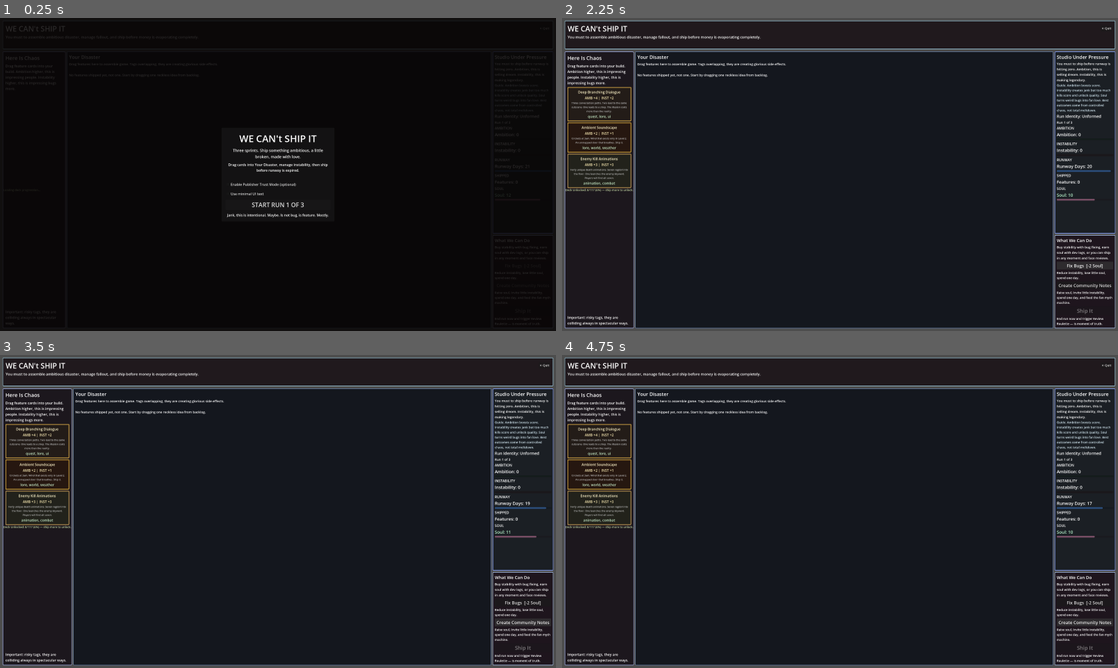
Above: before the commit, frames 1-4 (two rows, left to right).
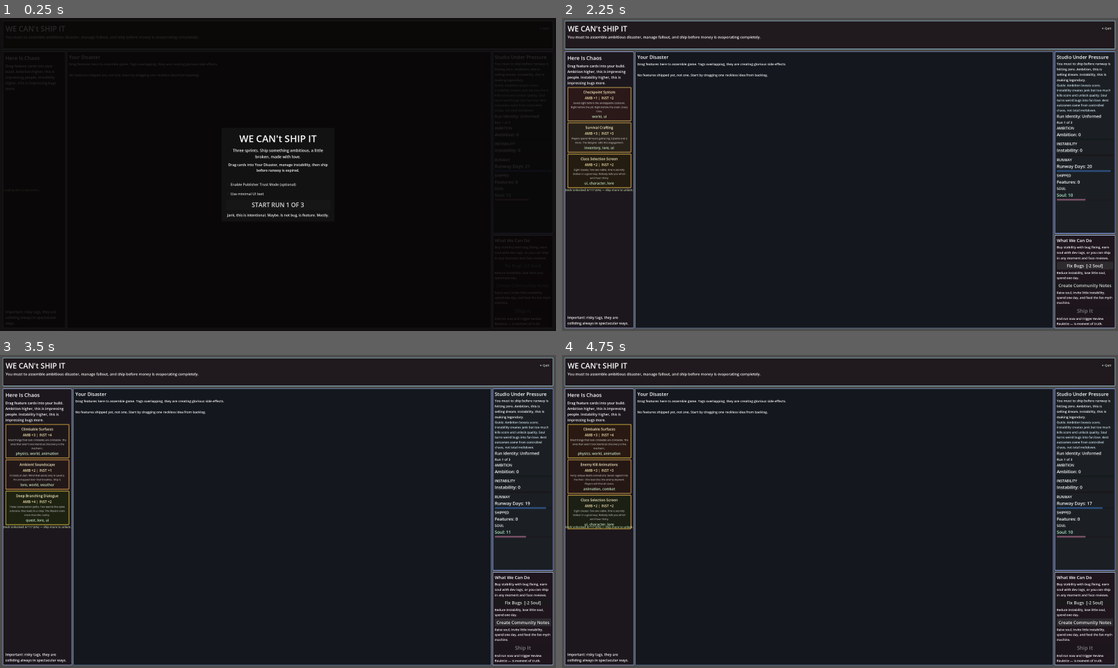
Above: after the commit, the same moments.

Repository: pizzadesk/we-cant-ship-it
Game: Godot game, scene res://scenes/main.tscn
Same seed, same stepped clock (60 frames per second), same inputs: the game is played once before the commit and once after it.
Inputs:
- Up to frame 1 (0.25 s): no input
- Up to frame 2 (2.25 s): click "START RUN 1 OF 3" at 0.5 s; click "Action-Adventure" at 1.25 s; click "Fix Bugs [-2 Soul]" at 2 s
- Up to frame 3 (3.5 s): click "Create Community Notes" at 2.75 s
- Up to frame 4 (4.75 s): click "Fix Bugs [-2 Soul]" at 3.5 s; click "Create Community Notes" at 4.25 s

The runs differ from the first frame. In frame 2, 0.5% of the frame differs, in the area x 1-96%, y 23-59%; in frame 3, 0.4%; in frame 4, 1.0%.

Commit message:
bugfixes

Diff:
--- a/data/game_config_override.json
+++ b/data/game_config_override.json
@@ -19,7 +19,7 @@
 	"goldilocks_ambition_min": 25,
 	"goldilocks_soul_min": 7,
 	"goldilocks_instability_min_rpg": 12,
-	"goldilocks_instability_max_rpg": 55,
+	"goldilocks_instability_max_rpg": 54,
 	"goldilocks_instability_min_action_adventure": 15,
 	"goldilocks_instability_max_action_adventure": 50,
 	"goldilocks_instability_min_shooter": 18,
--- a/scripts/data/ending_resolver.gd
+++ b/scripts/data/ending_resolver.gd
@@ -65,6 +65,16 @@
 static func get_goldilocks_window_for_archetype(config: GameConfig, archetype: String) -> Array[int]:
 	return _get_goldilocks_window(config, archetype)
 
+## Returns true if Defining Game conditions are all met right now.
+## Used pre-ship to decide whether to suppress timing penalties.
+static func is_defining_game_eligible(config: GameConfig, ambition: int, instability: int, soul: int, archetype: String, run: int) -> bool:
+	if config == null or run < 2:
+		return false
+	var window: Array[int] = _get_goldilocks_window(config, archetype)
+	return ambition >= config.goldilocks_ambition_min \
+		and instability >= window[0] and instability <= window[1] \
+		and soul >= config.goldilocks_soul_min
+
 static func normalize_ending_name(ending: String) -> String:
 	if ending.contains(":"):
 		return String(ending.split(":", false, 1)[0]).strip_edges().to_lower()
--- a/scripts/data/game_config.gd
+++ b/scripts/data/game_config.gd
@@ -33,7 +33,7 @@
 @export var goldilocks_soul_min: int = 7
 # RPG: widest window — tolerates scope sprawl and system collision.
 @export var goldilocks_instability_min_rpg: int = 12
-@export var goldilocks_instability_max_rpg: int = 55
+@export var goldilocks_instability_max_rpg: int = 54
 # Action-Adventure: balanced default.
 @export var goldilocks_instability_min_action_adventure: int = 15
 @export var goldilocks_instability_max_action_adventure: int = 50
--- a/scripts/data/payloads/daily_offer_result.gd
+++ b/scripts/data/payloads/daily_offer_result.gd
@@ -4,3 +4,5 @@
 var backlog_cards: Array[Resource] = []
 var last_offer_runway_day: int = -1
 var unchanged: bool = false
+var offered_paths: PackedStringArray = PackedStringArray()
+var pool_reset: bool = false
--- a/scripts/data/score_calculator.gd
+++ b/scripts/data/score_calculator.gd
@@ -10,7 +10,8 @@
 	instability: int,
 	soul: int,
 	features_shipped: int,
-	ship_window: Dictionary
+	ship_window: Dictionary,
+	suppress_window_penalty: bool = false
 ) -> float:
 	# Nothing shipped = nothing reviewable; bypass all positive contributions.
 	if features_shipped == 0:
@@ -18,12 +19,15 @@
 	var base_score: float = config.score_base
 	var soul_factor: float = float(soul) / float(soul + config.soul_mitigation_factor)
 	var instability_penalty: float = -config.instability_coefficient * float(instability) * (1.0 - soul_factor)
+	var window_bonus: float = float(ship_window.get("score_bonus", 0.0))
+	if suppress_window_penalty and window_bonus < 0.0:
+		window_bonus = 0.0
 	return clampf(
 		base_score
 		+ (ambition * config.ambition_coefficient)
 		+ instability_penalty
 		+ (soul * config.soul_coefficient)
-		+ float(ship_window.get("score_bonus", 0.0)),
+		+ window_bonus,
 		1.0, 10.0
 	)
 
--- a/scripts/main.gd
+++ b/scripts/main.gd
@@ -112,6 +112,7 @@
 var _post_ship_sequence: Array[Callable] = []
 var _backlog_cards: Array[Resource] = []
 var _last_offer_runway_day: int = -1
+var _run_offered_paths: PackedStringArray = PackedStringArray()
 var _template_cards: Array[Resource] = []
 var _templates_loaded: bool = false
 var _jank_time: float = 0.0
@@ -329,6 +330,7 @@
 func _populate_card_list() -> void:
 	_backlog_cards.clear()
 	_last_offer_runway_day = -1
+	_run_offered_paths = PackedStringArray()
 	_ensure_template_cards_loaded()
 	_rebuild_daily_offer(true)
 
@@ -383,10 +385,15 @@
 		INITIAL_RUNWAY_DAYS,
 		DAILY_VISIBLE_CARDS,
 		_ui_rng,
-		Callable(self, "_is_template_unlocked")
+		Callable(self, "_is_template_unlocked"),
+		_run_offered_paths
 	)
 	_backlog_cards = offer_result.backlog_cards
 	_last_offer_runway_day = offer_result.last_offer_runway_day
+	if offer_result.pool_reset:
+		_run_offered_paths = offer_result.offered_paths.duplicate()
+	elif not offer_result.offered_paths.is_empty():
+		_run_offered_paths.append_array(offer_result.offered_paths)
 	_refresh_backlog_list()
 
 func _is_template_unlocked(template: Resource) -> bool:
@@ -491,7 +498,7 @@
 	if _runway_gauge != null:
 		_runway_gauge.value = float(clampi(runway_days, 0, 21))
 	if _soul_gauge != null:
-		_soul_gauge.value = float(clampi(soul, 0, 15))
+		_soul_gauge.value = float(soul)
 
 	var runway_empty: bool = runway_days <= 0
 	_update_ship_button_danger(runway_days)
@@ -588,7 +595,7 @@
 	_draft_dialog.popup_centered(DRAFT_DIALOG_SIZE)
 
 func _on_day_spent(payload: DaySpentPayload) -> void:
-	if payload.reason == "add_feature" or payload.runway_days <= 0:
+	if payload.runway_days > 0:
 		_rebuild_daily_offer()
 
 func _on_runway_depleted(_payload: RunwayDepletedPayload) -> void:
--- a/scripts/singletons/app_state.gd
+++ b/scripts/singletons/app_state.gd
@@ -21,6 +21,8 @@
 const CardUnlockResolver = preload("res://scripts/data/card_unlock_resolver.gd")
 @warning_ignore("shadowed_global_identifier")
 const JankResolver = preload("res://scripts/data/jank_resolver.gd")
+@warning_ignore("shadowed_global_identifier")
+const EndingResolver = preload("res://scripts/data/ending_resolver.gd")
 const _S = preload("res://scripts/ui/ui_strings.gd")
 
 # --- Run state ---
@@ -210,8 +212,11 @@
 	var features_shipped: int = feature_board.size()
 
 	var ship_window: Dictionary = ScoreCalculator.compute_ship_window(_game_config, runway_days, instability)
+	var dg_eligible: bool = EndingResolver.is_defining_game_eligible(
+		_game_config, ambition, instability, soul, chosen_archetype, current_run
+	)
 	var review_score: float = ScoreCalculator.calculate_final_score(
-		_game_config, ambition, instability, soul, features_shipped, ship_window
+		_game_config, ambition, instability, soul, features_shipped, ship_window, dg_eligible
 	)
 	var jank_status: String = ScoreCalculator.compute_jank_status(_game_config, instability, review_score)
 	var reviews: Array[Dictionary] = []
--- a/scripts/ui/backlog_catalog_utils.gd
+++ b/scripts/ui/backlog_catalog_utils.gd
@@ -26,7 +26,8 @@
 	initial_runway_days: int,
 	daily_visible_cards: int,
 	ui_rng: RandomNumberGenerator,
-	is_template_unlocked_cb: Callable
+	is_template_unlocked_cb: Callable,
+	already_offered_paths: PackedStringArray = PackedStringArray()
 ) -> DailyOfferResult:
 	var result: DailyOfferResult = DailyOfferResult.new()
 	if template_cards.is_empty():
@@ -46,6 +47,9 @@
 	var chosen_archetype: String = ""
 	if game_state != null and game_state.has_method("get_chosen_archetype"):
 		chosen_archetype = String(game_state.get_chosen_archetype())
+
+	# Build the eligible pool, respecting tier, archetype, and unlock rules.
+	var eligible_templates: Array[Resource] = []
 	for template in template_cards:
 		if not is_template_unlocked_cb.call(template):
 			continue
@@ -55,7 +59,20 @@
 				continue
 			if not _is_card_available_for_archetype(feature, chosen_archetype):
 				continue
-			available_templates.append(template)
+			eligible_templates.append(template)
+
+	# Apply day-scoped discard filter. Wrap when fewer than daily_visible_cards
+	# remain — guarantees a full offer every day.
+	if not already_offered_paths.is_empty():
+		for template in eligible_templates:
+			if not already_offered_paths.has(template.resource_path):
+				available_templates.append(template)
+		if available_templates.size() < daily_visible_cards:
+			# Pool nearly or fully exhausted — wrap to the full eligible pool.
+			available_templates = eligible_templates.duplicate()
+			result.pool_reset = true
+	else:
+		available_templates = eligible_templates.duplicate()
 
 	var backlog_cards: Array[Resource] = []
 	if runway_today <= 0 or available_templates.is_empty():
@@ -73,6 +90,8 @@
 		if variant == null:
 			continue
 		backlog_cards.append(variant)
+		if not template.resource_path.is_empty():
+			result.offered_paths.append(template.resource_path)
 
 	result.backlog_cards = backlog_cards
 	result.last_offer_runway_day = runway_today
--- a/scripts/ui/feature_card_widget.gd
+++ b/scripts/ui/feature_card_widget.gd
@@ -28,6 +28,12 @@
 	# Drag previews use pre-computed icon set before _ready() fires.
 	if not _drag_mismatch_icon.is_empty():
 		_name_label.text += " " + _drag_mismatch_icon
+	# Alien card blocked by soul gate: dim and label so the player knows before dragging.
+	if drag_origin == "backlog" and feature_card is FeatureCard and AppState != null:
+		var fc: FeatureCard = feature_card as FeatureCard
+		if fc.archetype_affinity.is_empty() and not AppState.can_place_card(fc):
+			modulate = Color(1.0, 0.4, 0.4, 0.6)
+			_name_label.text += " ☠ SOUL GATED"
 
 func set_drag_origin(origin: String) -> void:
 	drag_origin = origin
--- a/scripts/ui/hud_ui_utils.gd
+++ b/scripts/ui/hud_ui_utils.gd
@@ -71,7 +71,7 @@
 	refs.ambition = _create_stat_gauge(Color(0.2, 0.8, 0.3), 100, ambition_block)
 	_create_instability_gauge_with_markers(instability_block, refs)
 	refs.runway = _create_stat_gauge(Color(0.3, 0.6, 1.0), 21, runway_block)
-	refs.soul = _create_stat_gauge(Color(1.0, 0.6, 0.8), 15, soul_block)
+	refs.soul = _create_stat_gauge(Color(1.0, 0.6, 0.8), 20, soul_block)
 	return refs
 
 static func _create_stat_gauge(color: Color, max_value: int, parent: VBoxContainer) -> ProgressBar:
--- a/scripts/ui/presentation_text_utils.gd
+++ b/scripts/ui/presentation_text_utils.gd
@@ -185,7 +185,11 @@
 	if not jank_combination.is_empty():
 		lines.append("")
 		lines.append("[b]Discovered jank[/b]")
-		lines.append("%s" % String(jank_combination.get("name", "Unknown Combo")))
+		var src_a: String = String(jank_combination.get("card_a", ""))
+		var src_b: String = String(jank_combination.get("card_b", ""))
+		if not src_a.is_empty() and not src_b.is_empty():
+			lines.append("%s + %s" % [src_a, src_b])
+		lines.append("[color=#ff922b]\u2192 %s[/color]" % String(jank_combination.get("name", "Unknown Combo")))
 		lines.append(String(jank_combination.get("description", "")))
 
 	return "\n".join(lines)
Not shown, changed: we_cant_ship_it_gdd.md
